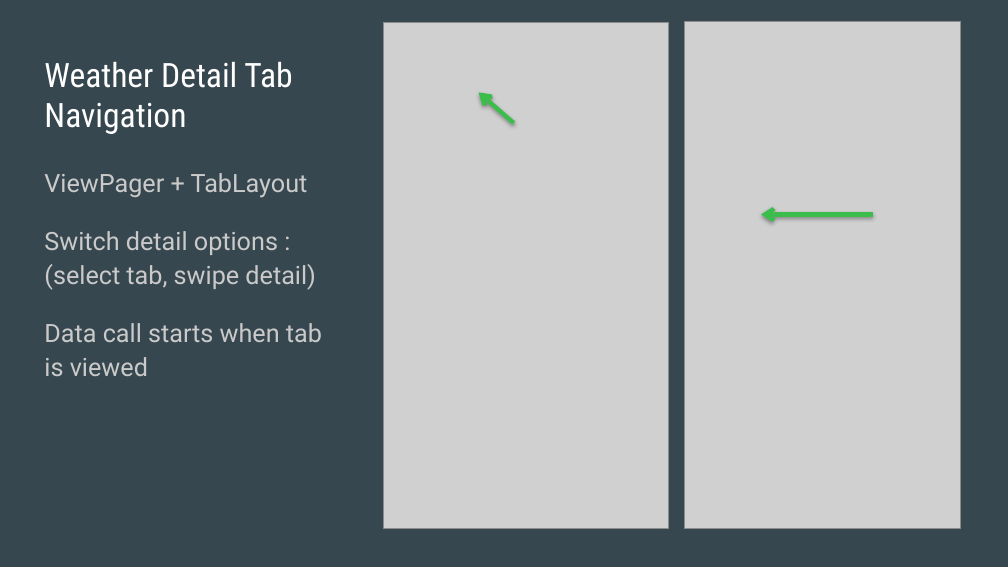
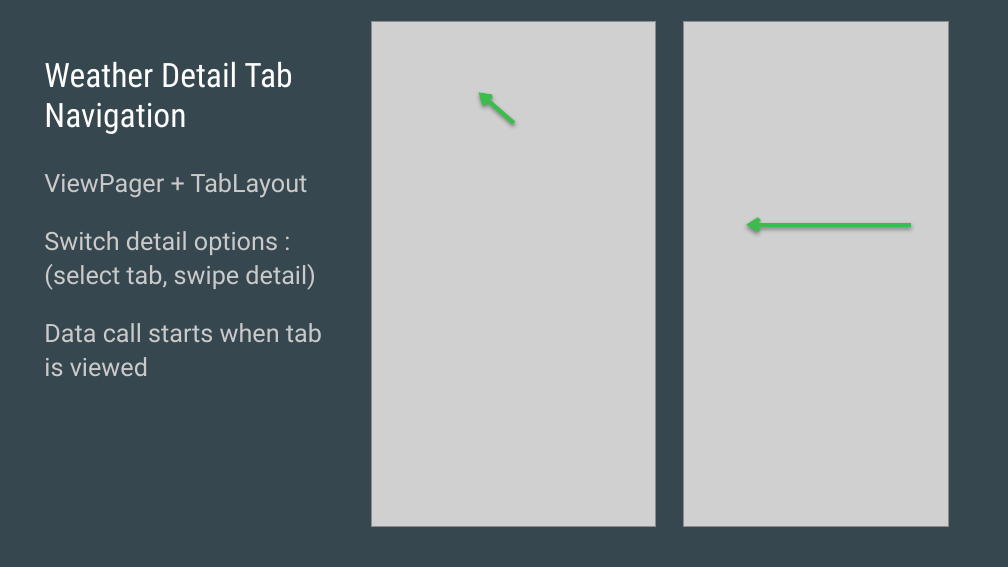
Before and after one commit to laurenyew/WeatherApp, a slide deck: slide 10 of Phunware_Weather_App_Presentation.pptx. Drawn at 1008x567 pixels with LibreOffice and Linux fonts; fonts in the diff are those of the drawing; grey boxes stand for pictures. Boxes give left, top, right and bottom in pixels: in the first picture for what was removed or moved away, otherwise in the second. Text is boxed around its words. In the diff, an @@ line names an element or a change of style, - is before the commit and + after.

```diff
--- a/Phunware_Weather_App_Presentation.pptx
+++ b/Phunware_Weather_App_Presentation.pptx
@@ picture: place and size @@
-picture at [384, 22, 668, 528]
+picture at [372, 21, 656, 527]
@@ picture: place and size @@
-picture at [684, 21, 961, 528]
+picture at [683, 21, 949, 527]
@@ arrow moved from (873, 215) - (761, 215) to (911, 225) - (746, 225) @@
```
Also in this commit, not shown: 3 other slides changed, 2 other files.
